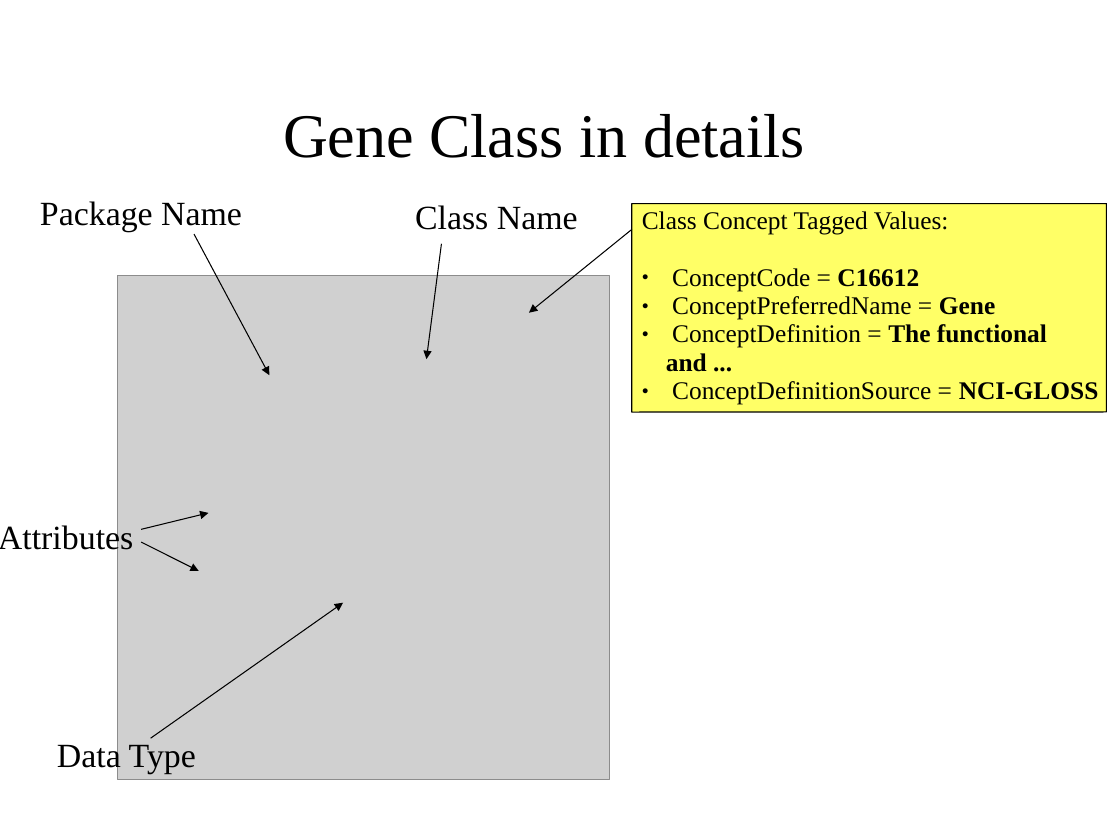
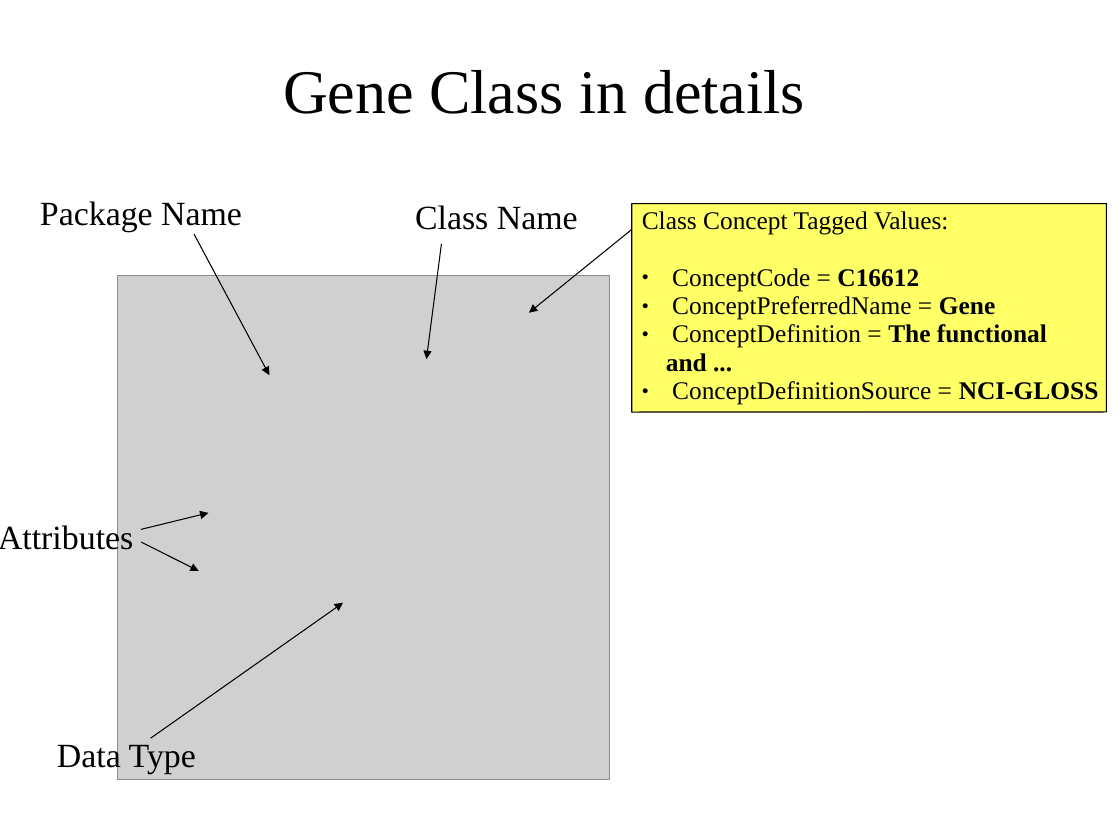
Before and after one commit to NCIP/cadsr-semantic-tools, a slide deck: slide 8 of docs/mapping-presentation-draft.ppt (slide 4 before the commit). Drawn at 1120x840 pixels with LibreOffice and Linux fonts; fonts in the diff are those of the drawing; grey boxes stand for pictures; background and template pictures are left out. Boxes give left, top, right and bottom in pixels: in the first picture for what was removed or moved away, otherwise in the second. Text is boxed around its words. In the diff, an @@ line names an element or a change of style, - is before the commit and + after.

```diff
--- a/docs/mapping-presentation-draft.ppt
+++ b/docs/mapping-presentation-draft.ppt
@@ title "Gene Class in details": place and size @@
-title "Gene Class in details" at [283,114,805,158]
+title "Gene Class in details" at [283,70,805,114]
```
Also in this commit, not shown: 10 other slides changed, 8 slides added, 1 slide removed.
